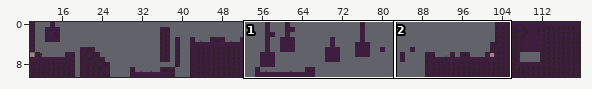
Two versions of a level (Tiled map, level/level_1/level_2.tmx). The first picture is a wide view before the edit; the outline marks the close-up.
Close-up. Before:
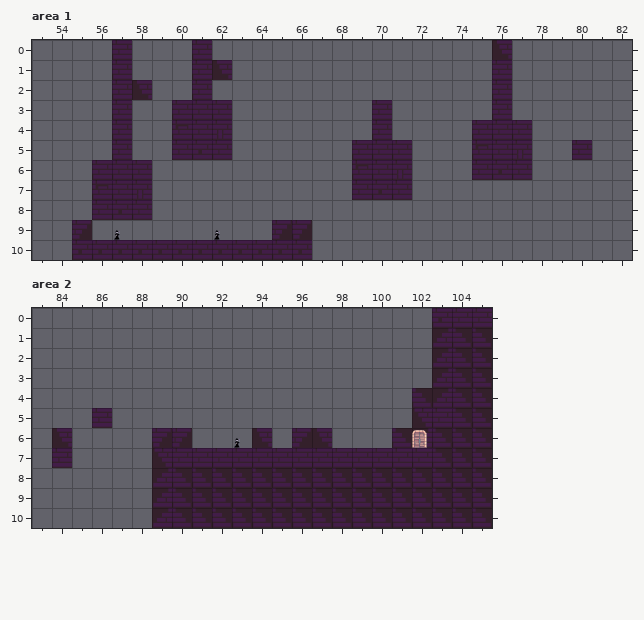
Cells are 64x64 px. Shown: area 1 x 53..82, y 0..10; area 2 x 83..105, y 0..10. The commit also changed other parts of the map, which this record leaves out. The commit also replaced the tileset; all pictures use the new one. Not drawn, because the pictures are missing: unchanged layer "background".
And afterwards:
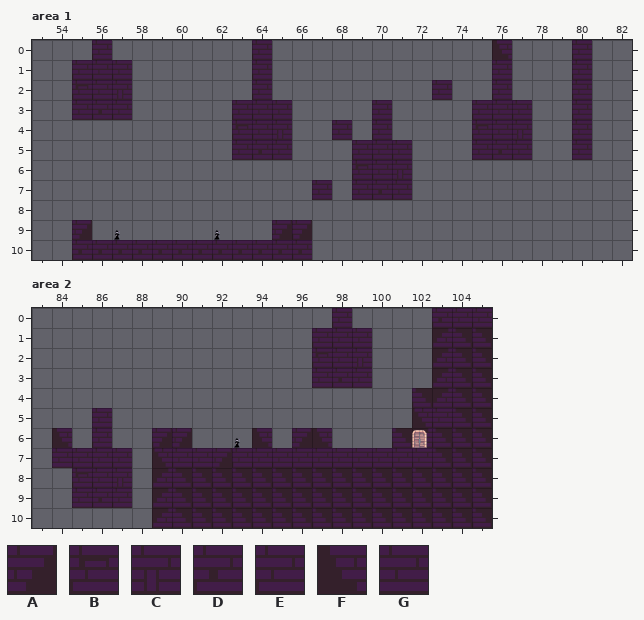
Key: from "castle": A 141, B 208, C 215, D 237, E 238, F 240, G 241.
_ is an empty cell, . an unchanged one.
Tiles of an added or newly shown layer are drawn over the layers below it.
From old to new:
--- layer "terrain", area 1
@@ x 56..77 @@
- 0 .E...E................
- 1 .....E................
- 2 .E...E..........._....
- 3 ....EEE...............
- 4 .E..BEC....._......E.E
- 5 .E..GDE............BEC
- 6 EEE................GDE
- 7 BEC........_..........
- 8 GDE...................
+ 0 ._..._................
+ 1 ....._................
+ 2 ._..._...........G....
+ 3 ....___...............
+ 4 ._..___.....G......_._
+ 5 ._..___............___
+ 6 ___................___
+ 7 ___........G..........
+ 8 ___...................
--- layer "coins", area 1
@@ x 58..62 @@
- 1 ....F
- 2 F....
+ 1 ...._
+ 2 _....
--- layer "beauty" (added), area 1
@@ x 55..80 @@
- 0 ._......._..............._
- 1 __......._..............._
- 2 ___......_..............._
- 3 __......___........._._.._
- 4 ........___........._._.._
- 5 ........___.........___...
+ 0 .E.......E...............E
+ 1 EE.......E...............E
+ 2 BEC......E...............E
+ 3 GD......EEE.........E.E..E
+ 4 ........BEC.........B.C..E
+ 5 ........GDE.........GDE...
--- layer "beauty" (added), area 2
@@ x 97..99 @@
- 0 ._.
- 1 ___
- 2 ___
- 3 ___
+ 0 .E.
+ 1 EEE
+ 2 BEC
+ 3 GDE
@@ x 85..92 @@
- 6 ._......
- 7 ___...._
- 8 ___.....
- 9 ___.....
+ 6 .E......
+ 7 EEE....A
+ 8 BEC.....
+ 9 GDE.....
